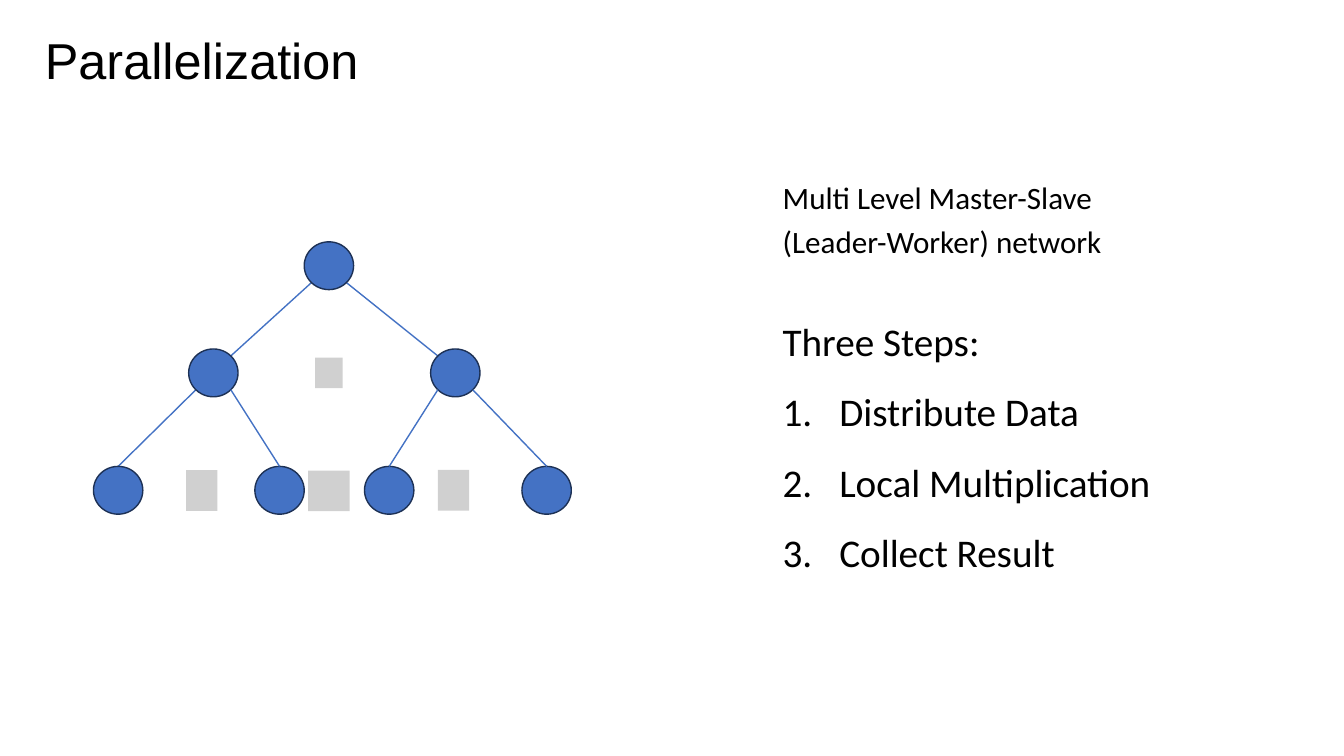
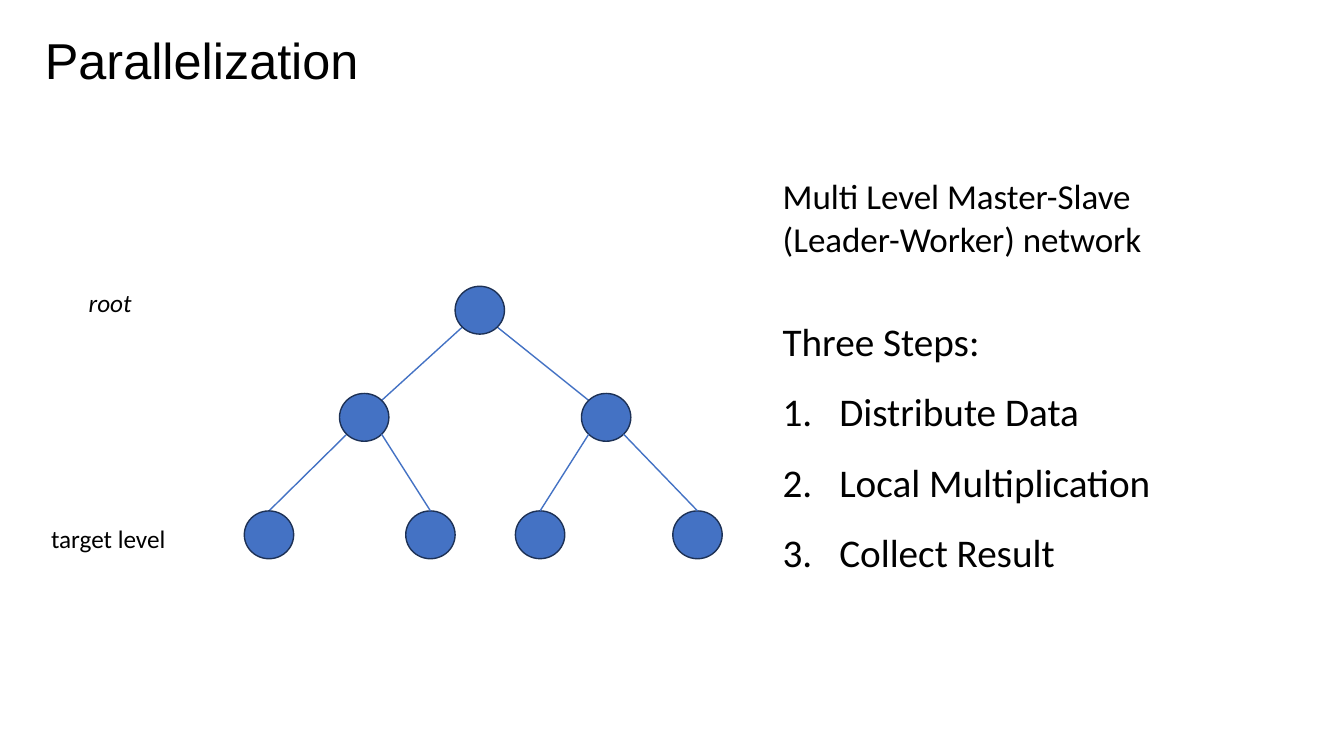
Before and after one commit to zhuliang21/Parallel-Matrix-Multiplication, a slide deck: slide 4 of powerpoint/Pre.pptx. Drawn at 1344x756 pixels with LibreOffice and Linux fonts; fonts in the diff are those of the drawing; grey boxes stand for pictures. Boxes give left, top, right and bottom in pixels: in the first picture for what was removed or moved away, otherwise in the second. Text is boxed around its words. In the diff, an @@ line names an element or a change of style, - is before the commit and + after.

```diff
--- a/powerpoint/Pre.pptx
+++ b/powerpoint/Pre.pptx
@@ text "Multi Level Master-Slave" at <box>783,184,1141,257</box>: size 22.2 to 25 pt; line spacing 0.8 to 0.7 @@
@@ text added at <box>89,296,132,312</box>, 18 pt, text #000000, italic @@
+root
@@ ellipse: place and size @@
-ellipse at <box>431,349,480,396</box>
+ellipse at <box>456,286,505,334</box>
@@ line moved from (347, 282) - (438, 356) to (463, 328) - (382, 400) @@
@@ line moved from (312, 282) - (231, 356) to (497, 328) - (589, 400) @@
@@ ellipse: place and size @@
-ellipse at <box>189,349,238,396</box>
+ellipse at <box>340,393,389,441</box>
@@ ellipse: place and size @@
-ellipse at <box>304,242,354,289</box>
+ellipse at <box>582,393,631,441</box>
@@ line moved from (231, 390) - (279, 467) to (347, 435) - (269, 511) @@
@@ line moved from (438, 390) - (389, 467) to (382, 435) - (431, 511) @@
@@ line moved from (473, 390) - (546, 467) to (589, 435) - (540, 511) @@
@@ line moved from (196, 390) - (118, 467) to (624, 435) - (698, 511) @@
@@ group removed at <box>187,358,469,511</box>: 4 pictures @@
@@ text added at <box>51,530,166,553</box>, 18 pt, text #000000 @@
+target level
@@ ellipse: place and size @@
-ellipse at <box>255,467,304,514</box>
+ellipse at <box>244,511,293,559</box>
@@ ellipse: place and size @@
-ellipse at <box>365,467,414,514</box>
+ellipse at <box>406,511,456,559</box>
@@ ellipse: place and size @@
-ellipse at <box>522,467,572,514</box>
+ellipse at <box>515,511,565,559</box>
@@ ellipse: place and size @@
-ellipse at <box>94,467,143,514</box>
+ellipse at <box>674,511,723,559</box>
```
Also in this commit, not shown: 6 other slides changed, 6 other files.
